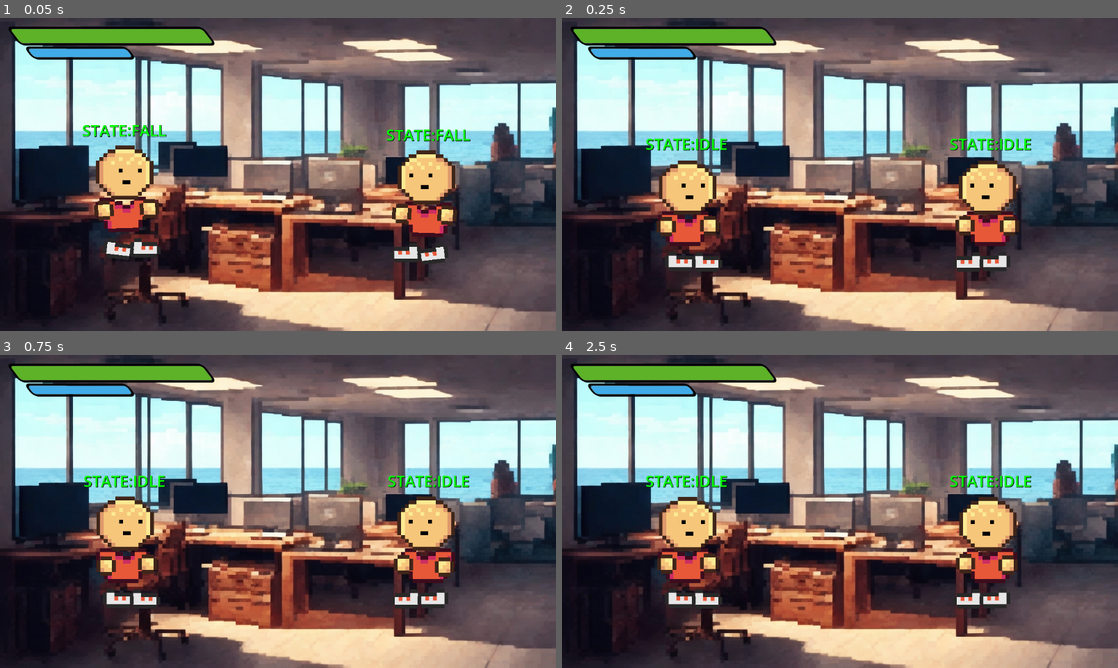
Above: before the commit, frames 1-4 (two rows, left to right).
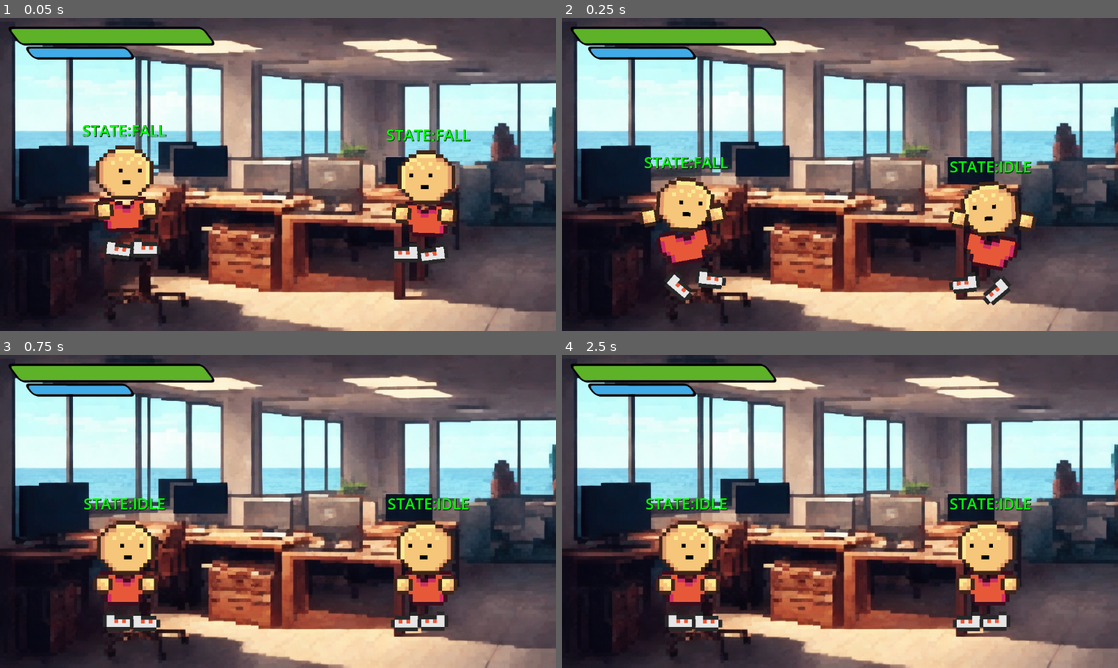
Above: after the commit, the same moments.

Repository: stranker/actionweek2023
Game: Godot game, scene res://Scenes/game_scene.tscn
Same seed, same stepped clock (60 frames per second), same inputs: the game is played once before the commit and once after it. The engine's default icon, where the game draws it, is replaced by a stand-in: a white triangle on a blue panel in a dark square.
Inputs:
- Up to frame 1 (0.05 s): no input
- Up to frame 2 (0.25 s): no input
- Up to frame 3 (0.75 s): no input
- Up to frame 4 (2.5 s): no input

Frame 1 is identical in both runs. In frame 2, 7.9% of the frame differs, in the area x 13-86%, y 38-92%; in frame 3, 7.8%; in frame 4, 7.8%.

Commit message:
Move floor in game scene

Diff:
--- a/Action Week/Scenes/game_scene.tscn
+++ b/Action Week/Scenes/game_scene.tscn
@@ -34,7 +34,7 @@
 enemy_layer = 1
 
 [node name="Floor" type="StaticBody2D" parent="."]
-position = Vector2(590, 585)
+position = Vector2(584, 632)
 collision_layer = 2
 collision_mask = 9
 
